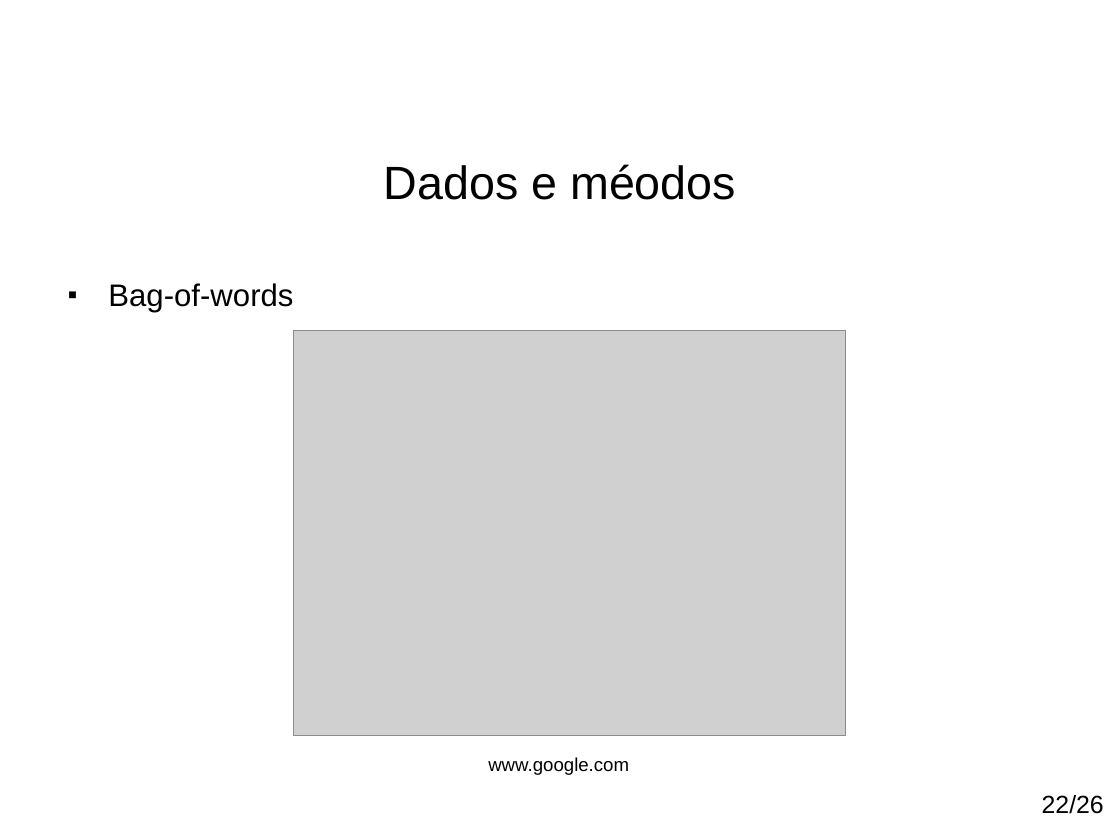
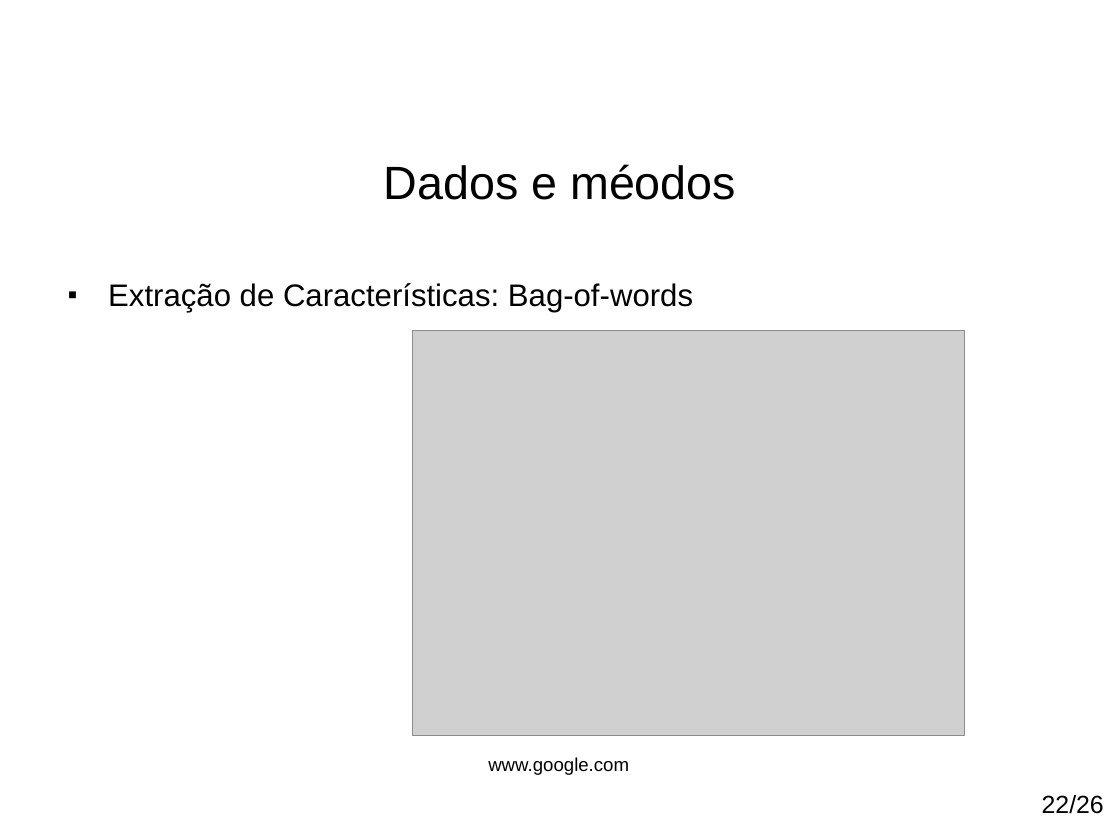
Before and after one commit to paulohq/apresentacao-NLP, a slide deck: slide 28 of apresentacao-mineracao-de-sugestoes.ppt (slide 23 before the commit). Drawn at 1120x840 pixels with LibreOffice and Linux fonts; fonts in the diff are those of the drawing; grey boxes stand for pictures; background and template pictures are left out. Boxes give left, top, right and bottom in pixels: in the first picture for what was removed or moved away, otherwise in the second. Text is boxed around its words. In the diff, an @@ line names an element or a change of style, - is before the commit and + after.

```diff
--- a/apresentacao-mineracao-de-sugestoes.ppt
+++ b/apresentacao-mineracao-de-sugestoes.ppt
@@ text at [108,283,693,313]: text changed @@
-■ Bag-of-words
+■ Extração de Características: Bag-of-words
@@ picture: place and size @@
-picture at [293,330,846,735]
+picture at [412,330,964,735]
```
Also in this commit, not shown: 11 other slides changed, 6 slides added, 1 slide removed, 9 other files.
